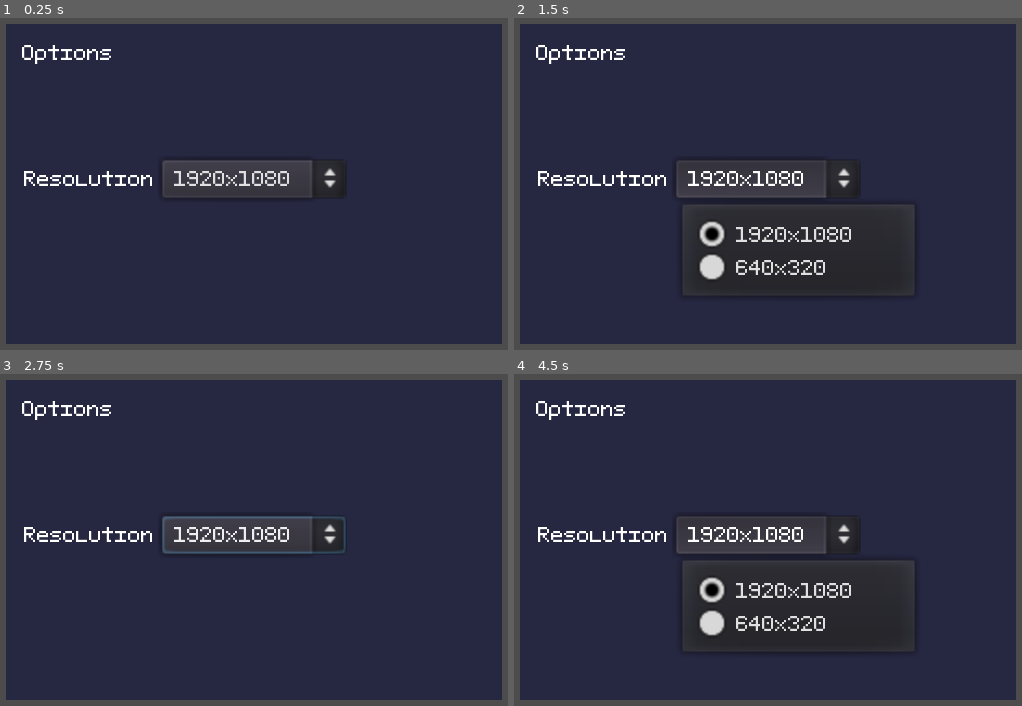
Above: before the commit, frames 1-4 (two rows, left to right).
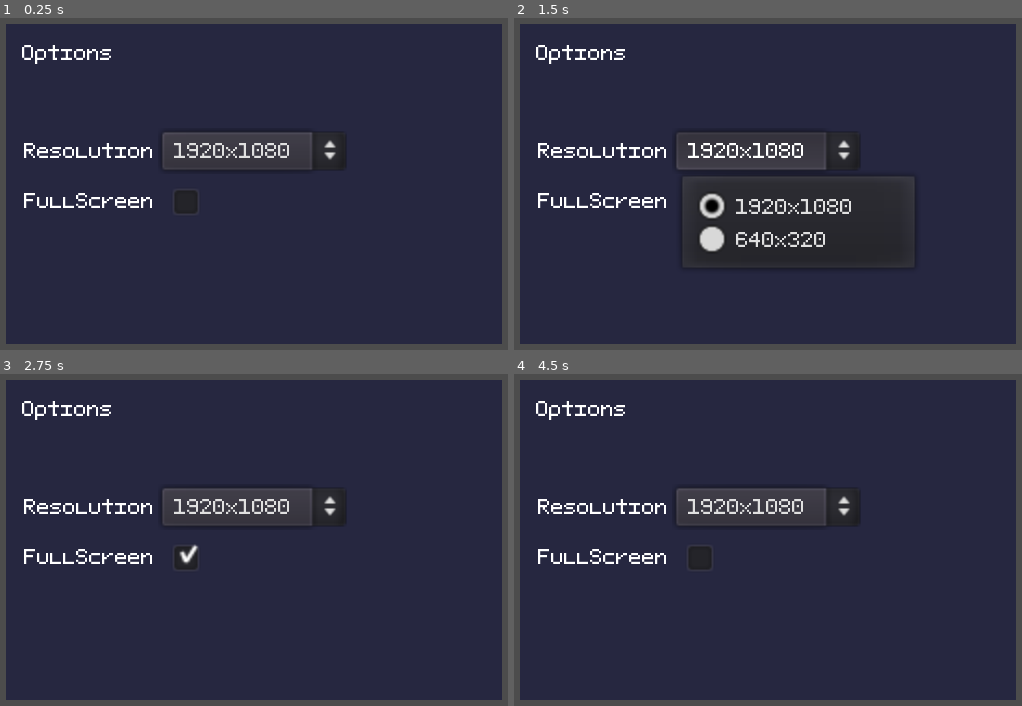
Above: after the commit, the same moments.

Repository: zMenta/DinosaurRun
Game: Godot game, scene res://scenes/interface/menu_options/MenuOptions.tscn
Same seed, same stepped clock (60 frames per second), same inputs: the game is played once before the commit and once after it. This scene is started directly instead of the project's main scene.
Inputs (mouse positions are in pixels of both pictures, inside the frame that each line leads up to):
- Up to frame 1 (0.25 s): no input
- Up to frame 2 (1.5 s): click (701, 200) at 0.52 s; click "1920x1080" at 1.25 s
- Up to frame 3 (2.75 s): click "1920x1080" at 2 s
- Up to frame 4 (4.5 s): click (701, 556) at 2.77 s; click "1920x1080" at 3.5 s; click (701, 556) at 4.27 s

The runs differ from the first frame. In frame 1, 4.0% of the frame differs, in the area x 4-69%, y 34-59%; in frame 2, 6.0%, in the area x 4-69%, y 34-80%; in frame 3, 4.6%; in frame 4, 5.7%.

Commit message:
basic fullscreen function

Diff:
--- a/DinosaurRun/scenes/interface/menu_options/MenuOptions.gd
+++ b/DinosaurRun/scenes/interface/menu_options/MenuOptions.gd
@@ -8,3 +8,7 @@
 func _ready():
 	for resolution in available_resolutions:
 		resolution_options.add_item(resolution)
+
+
+func _on_CheckBox_toggled(button_pressed:bool) -> void:
+	OS.window_fullscreen = button_pressed
--- a/DinosaurRun/scenes/interface/menu_options/MenuOptions.tscn
+++ b/DinosaurRun/scenes/interface/menu_options/MenuOptions.tscn
@@ -18,9 +18,9 @@
 margin_right = 114.0
 
 [node name="Resolution" type="HBoxContainer" parent="ColorRect/VBoxContainer" index="0"]
-margin_top = 60.0
+margin_top = 46.0
 margin_right = 229.0
-margin_bottom = 79.0
+margin_bottom = 65.0
 
 [node name="LabelResolution" type="Label" parent="ColorRect/VBoxContainer/Resolution" index="0"]
 margin_top = 3.0
@@ -33,4 +33,26 @@
 margin_right = 166.0
 margin_bottom = 19.0
 rect_min_size = Vector2( 92, 19 )
+focus_mode = 0
+enabled_focus_mode = 0
 text = "1920x1080"
+
+[node name="FullScreen" type="HBoxContainer" parent="ColorRect/VBoxContainer" index="1"]
+margin_top = 69.0
+margin_right = 229.0
+margin_bottom = 93.0
+
+[node name="LabelFullscreen" type="Label" parent="ColorRect/VBoxContainer/FullScreen" index="0"]
+margin_top = 5.0
+margin_right = 70.0
+margin_bottom = 18.0
+text = "FullScreen"
+
+[node name="CheckBox" type="CheckBox" parent="ColorRect/VBoxContainer/FullScreen" index="1"]
+margin_left = 74.0
+margin_right = 98.0
+margin_bottom = 24.0
+focus_mode = 0
+enabled_focus_mode = 0
+
+[connection signal="toggled" from="ColorRect/VBoxContainer/FullScreen/CheckBox" to="." method="_on_CheckBox_toggled"]
